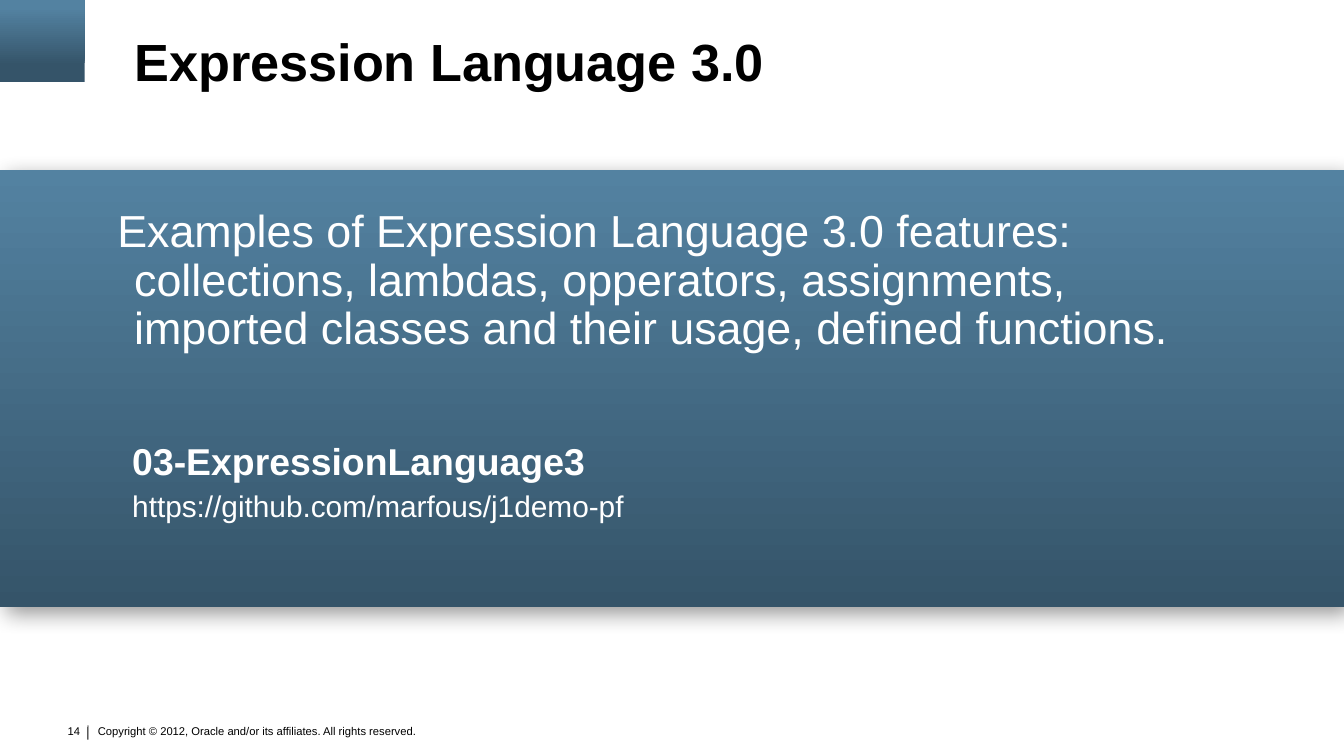
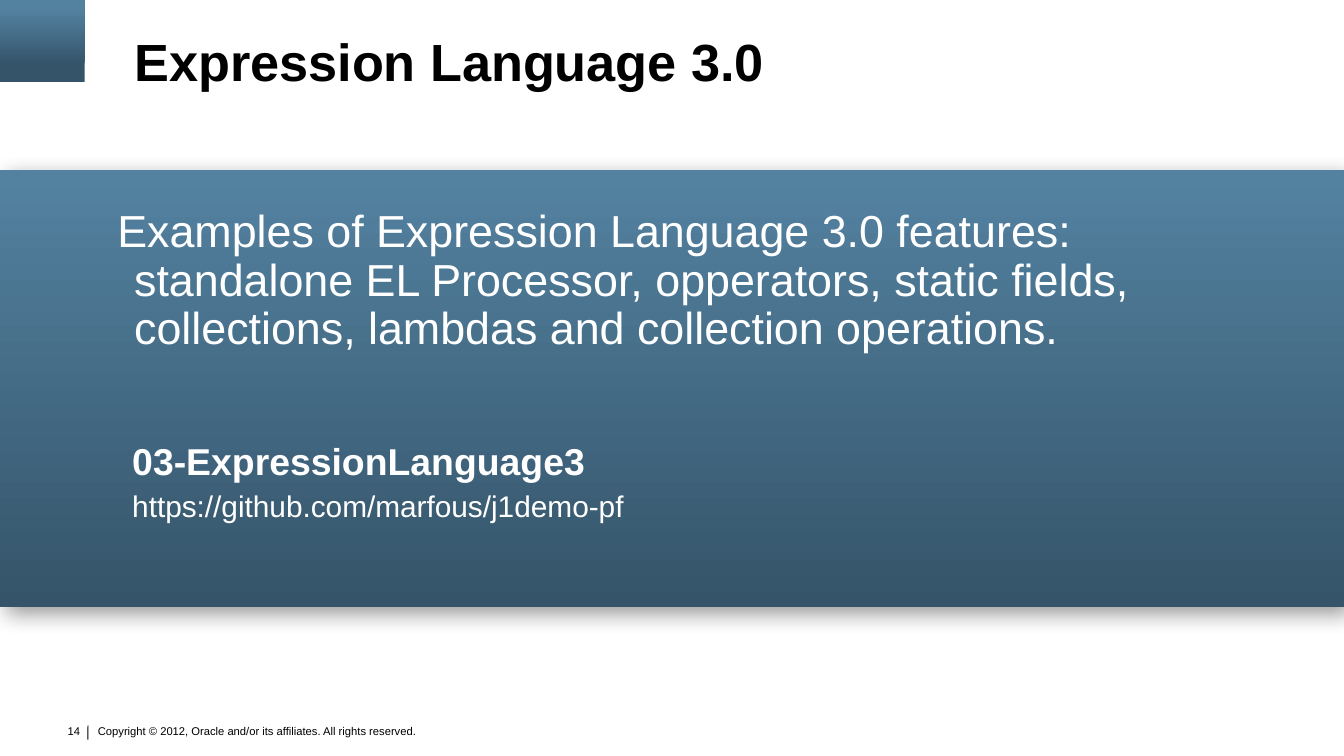
Before and after one commit to marfous/j1demo-pf, a slide deck: slide 14 of con3638.pptx. Drawn at 1344x756 pixels with LibreOffice and Linux fonts; fonts in the diff are those of the drawing; background and template pictures are left out. Boxes give left, top, right and bottom in pixels: in the first picture for what was removed or moved away, otherwise in the second. Text is boxed around its words. In the diff, an @@ line names an element or a change of style, - is before the commit and + after.

Commit message:
Updated J1 presentation - features and samples descriptions

```diff
--- a/con3638.pptx
+++ b/con3638.pptx
@@ text at (117,214,1128,353): text changed @@
-Examples of Expression Language 3.0 features: collections, lambdas, opperators, assignments, imported classes and their usage, defined functions.
+Examples of Expression Language 3.0 features: standalone EL Processor, opperators, static fields, collections, lambdas and collection operations.
```
Also in this commit, not shown: 7 other slides changed.
